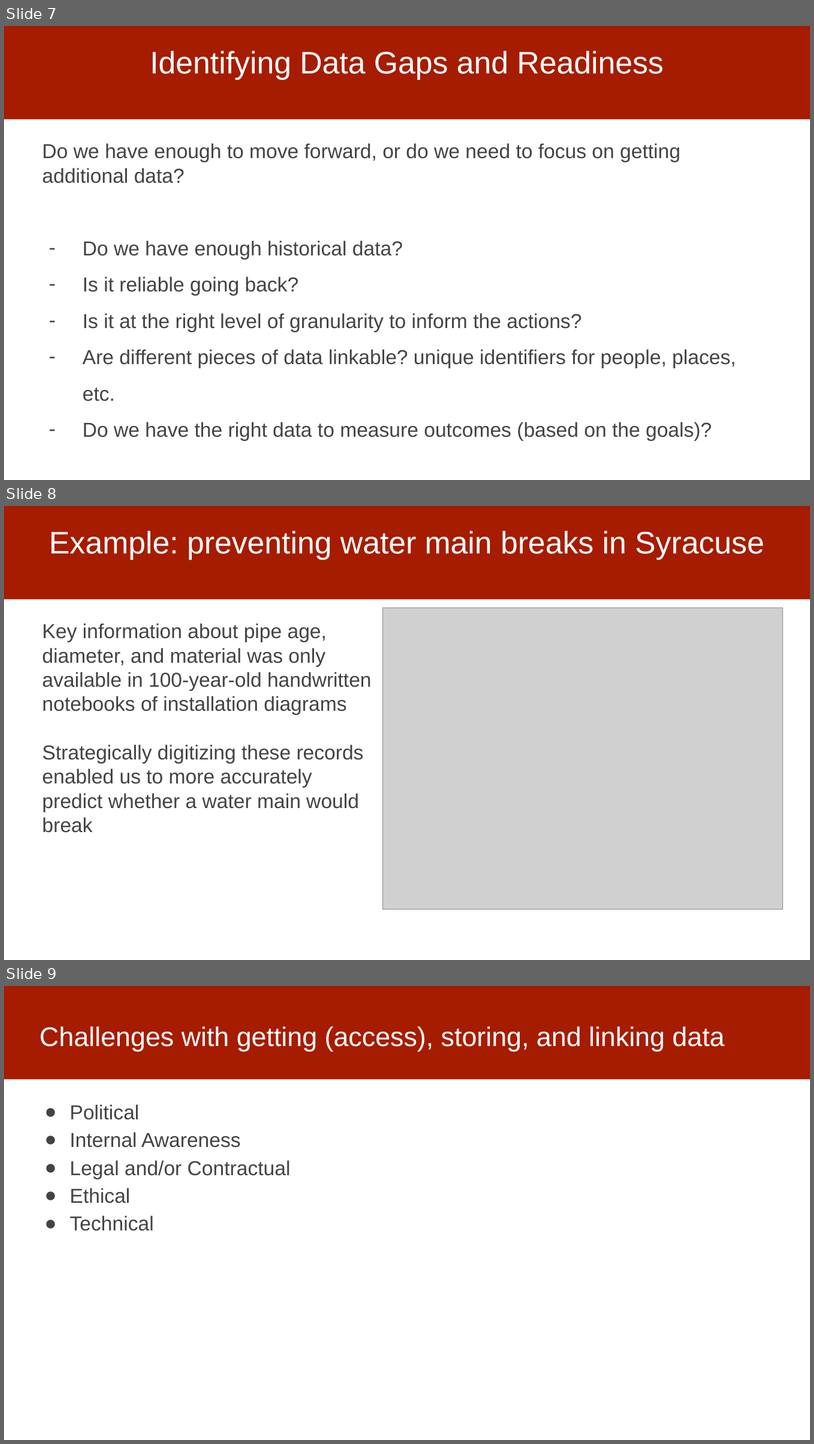
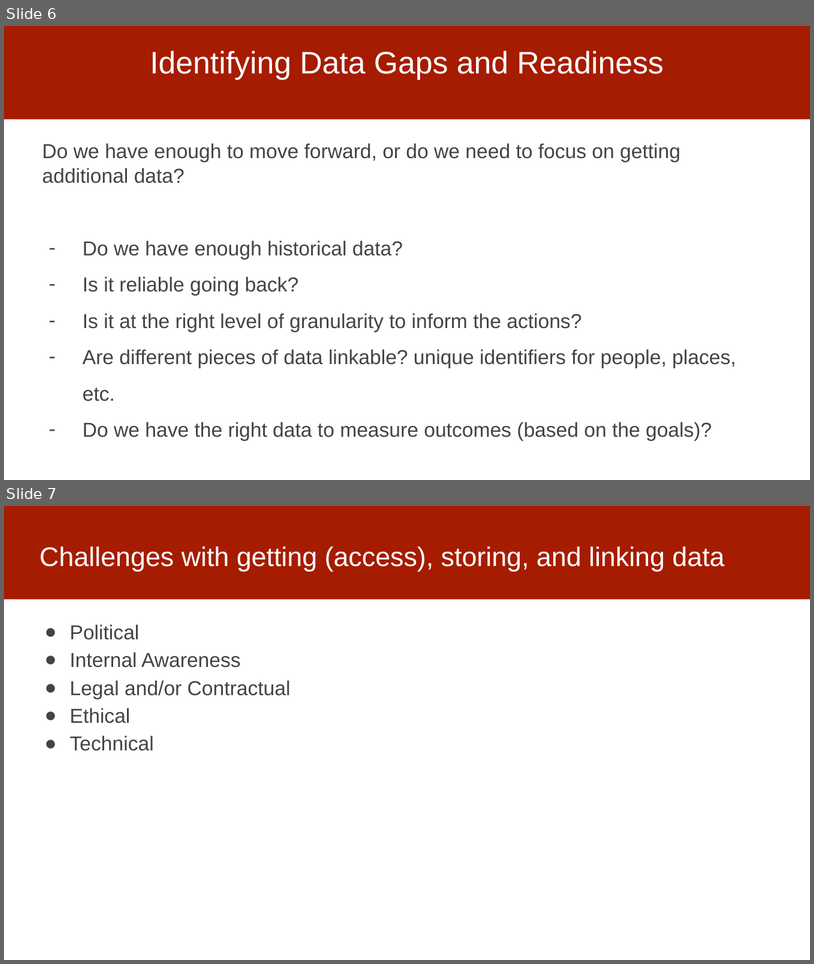
Before and after one commit to dssg/mlforpublicpolicylab, a slide deck: Lectures/04-data.pptx. Shown one above the other, each under a label of ours: slides 7, 8 and 9 before the commit, slides 6 and 7 after it. The pictures are 814x1444 and 814x964 pixels, drawn with LibreOffice and Linux fonts; fonts in the diff are those of the drawing; grey boxes stand for pictures. Boxes give left, top, right and bottom in pixels: in the first picture for what was removed or moved away, otherwise in the second. Text is boxed around its words. In the diff, an @@ line names an element or a change of style, - is before the commit and + after.

```diff
--- a/Lectures/04-data.pptx
+++ b/Lectures/04-data.pptx
@@ slide 8 removed at bbox=[4, 506, 810, 960], background #FFFFFF; not listed: 1 template element that a slide beside it also shows @@
@@ title removed at bbox=[49, 531, 765, 559] @@
-Example: preventing water main breaks in Syracuse
@@ picture removed at bbox=[383, 607, 783, 909] @@
@@ text removed at bbox=[42, 623, 372, 832] @@
-Key information about pipe age, diameter, and material was only available in 100-year-old handwritten notebooks of installation diagrams
-Strategically digitizing these records enabled us to more accurately predict whether a water main would break
@@ what was slide 7 is now slide 6 @@
@@ what was slide 9 is now slide 7 @@
```
Also in this commit, not shown: 2 slides changed, 1 other slide removed, 1 other file.
